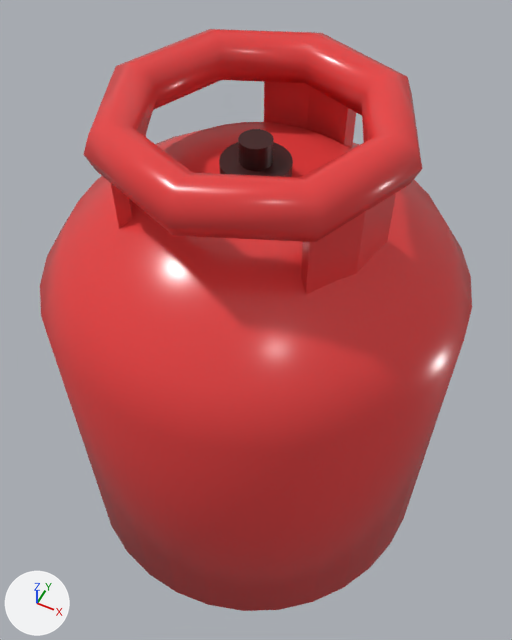
Before and after pictures for a commit that changed the FBX model StarterProject/Content/FactoryGame/SID/Items/Gas/GasTank.fbx.
Both versions are drawn from a 50 mm lens placed at (1.08, -2.17, 4.32), pointed at (-0.04, 0.08, 1.51). Lighting does not change. The marker at lower left points along +X, +Y and +Z.
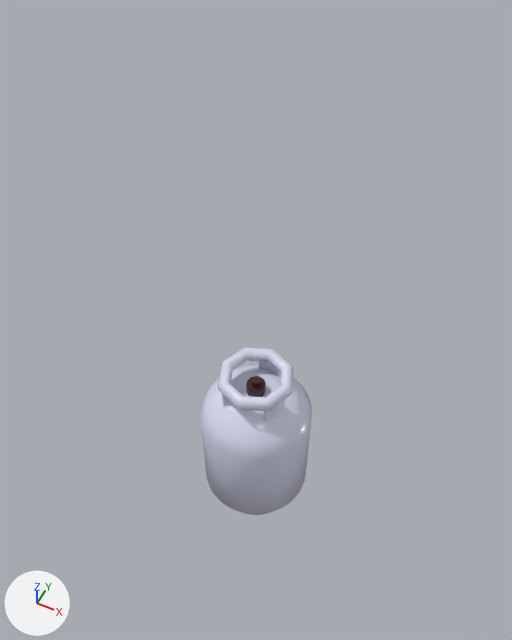
Where the change shows, as pixel boxes [x1, y1, x2, y2] in the pictures (512 x 640 px):
```json
{"object": "Circle", "change": "recoloured, moved, rescaled", "before": [40, 29, 472, 611], "after": [200, 347, 312, 515], "on screen": "74% narrower, 71% shorter"}
{"object": "Circle.001", "change": "recoloured, moved, rescaled", "before": [111, 82, 396, 295], "after": [222, 361, 285, 423], "on screen": "78% narrower, 71% shorter"}
{"object": "Cylinder.001", "change": "moved, rescaled", "before": [219, 142, 293, 177], "after": [246, 377, 266, 397]}
{"object": "Cylinder", "change": "moved, rescaled", "before": [238, 129, 274, 171], "after": [251, 376, 261, 388]}
```

The change, as JSON lines over the scene's bpy script:
```json
{"op": "set", "path": "mat_material.base_color", "old": "(0.8, 0.05, 0.05)", "new": "(0.695, 0.705, 0.873)", "note": "red #e73f3f -> white #d9dbf0"}
{"op": "set", "path": "ob_circle.location", "old": "(0.0, 0.0, 1.31)", "new": "(0.0, 0.0, 0.535)"}
{"op": "set", "path": "ob_circle.scale", "old": "(1.0, 1.0, 1.0)", "new": "(0.334, 0.334, 0.401)"}
{"op": "set", "path": "ob_cylinder.location", "old": "(0.0, 0.0, 2.591)", "new": "(0.0, 0.0, 1.069)"}
{"op": "set", "path": "ob_cylinder.scale", "old": "(0.07, 0.07, 0.1)", "new": "(0.0263, 0.0263, 0.0375)"}
{"op": "set", "path": "ob_cylinder_001.location", "old": "(0.0, 0.0, 2.488)", "new": "(0.0, 0.0, 1.011)"}
{"op": "set", "path": "ob_cylinder_001.scale", "old": "(0.15, 0.15, 0.1)", "new": "(0.055, 0.055, 0.055)"}
{"op": "set", "path": "ob_circle_001.location", "old": "(0.0, 0.0, 2.355)", "new": "(0.0, -0.009, 0.958)"}
{"op": "set", "path": "ob_circle_001.scale", "old": "(0.594, 0.594, 0.594)", "new": "(0.188, 0.208, 0.223)"}
```
